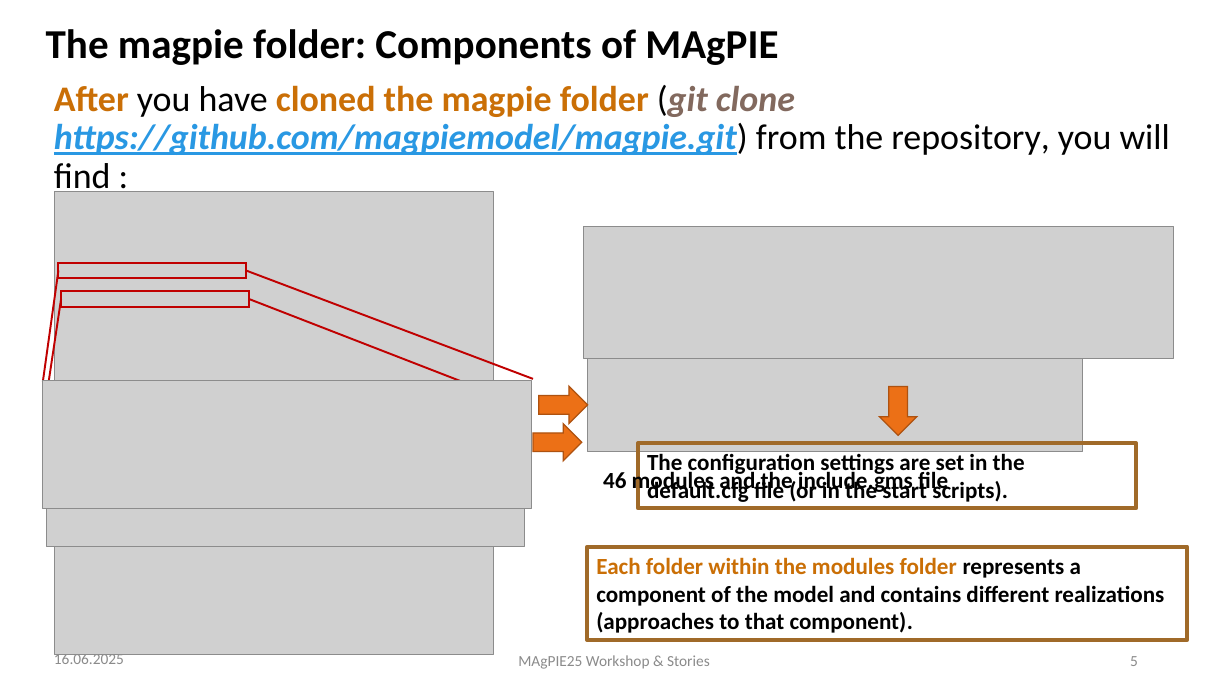
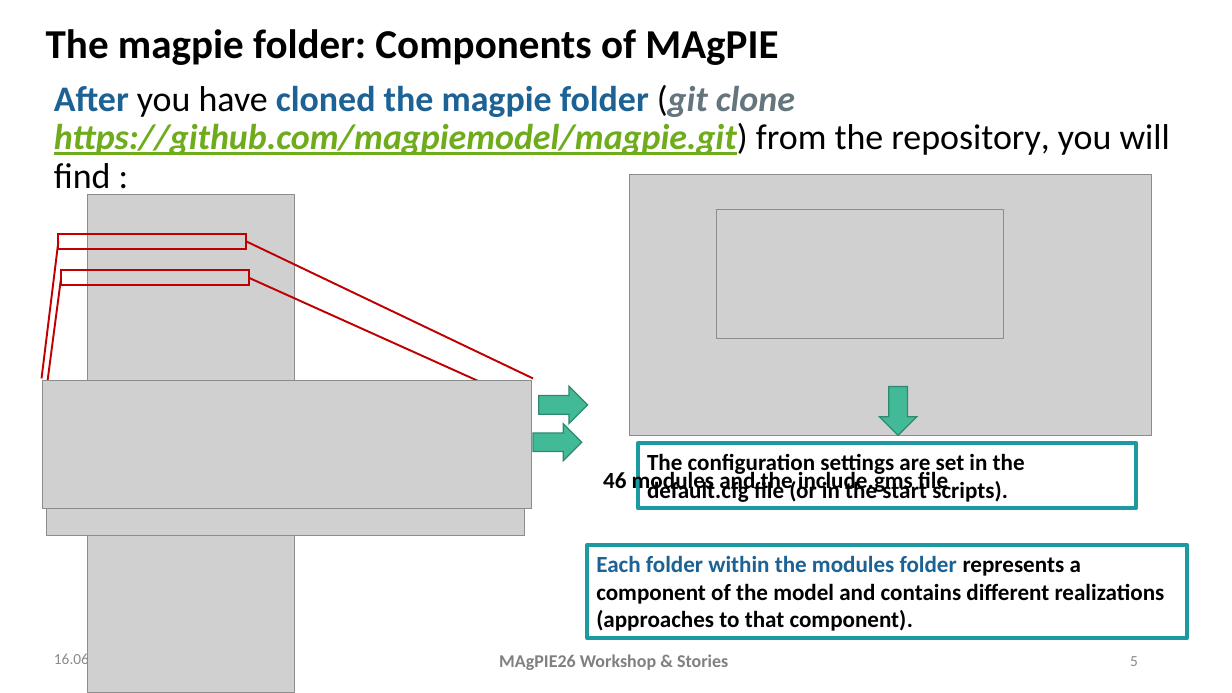
Before and after one commit to magpiemodel/magpiemodel.github.io, a slide deck: slide 5 of assets/slides/GAMS code, modules & realizations.pptx. Drawn at 1232x693 pixels with LibreOffice and Linux fonts; fonts in the diff are those of the drawing; grey boxes stand for pictures; background and template pictures are left out. Boxes give left, top, right and bottom in pixels: in the first picture for what was removed or moved away, otherwise in the second. Text is boxed around its words. In the diff, an @@ line names an element or a change of style, - is before the commit and + after.

Commit message:
updated tutorial slides in assets folder

```diff
--- a/assets/slides/GAMS code, modules & realizations.pptx
+++ b/assets/slides/GAMS code, modules & realizations.pptx
@@ text "After you have cloned the ..." at (x1=54, y1=85, x2=1170, y2=198): text colour #CA6F06 to #1D6294 in "After cloned the magpie folder"; text colour #82695E to #65757D in "(git clone"; text colour #2998E3 to #6EAC1C in "https://github.com/magpiemodel/magpie.git)" @@
@@ picture resized from (x1=587, y1=250, x2=1082, y2=452) to (x1=630, y1=175, x2=1152, y2=436) @@
@@ picture removed at (x1=55, y1=191, x2=494, y2=654) @@
@@ picture added at (x1=87, y1=194, x2=294, y2=692) @@
@@ rectangle moved from (x1=58, y1=263, x2=246, y2=279) to (x1=58, y1=234, x2=246, y2=250) @@
@@ picture resized from (x1=584, y1=226, x2=1174, y2=359) to (x1=717, y1=210, x2=1004, y2=339) @@
@@ line moved from (58, 271) - (43, 382) to (58, 241) - (42, 379) @@
@@ line moved from (247, 271) - (533, 379) to (247, 241) - (533, 379) @@
@@ line moved from (61, 299) - (45, 402) to (61, 278) - (44, 402) @@
@@ rectangle moved from (x1=61, y1=291, x2=249, y2=307) to (x1=61, y1=270, x2=249, y2=286) @@
@@ line moved from (249, 299) - (521, 405) to (249, 278) - (525, 402) @@
@@ fill #EC7016 to #42BA97; outline #AF5310 1 pt to #318A70 1 pt in 3 elements at (x1=533, y1=423, x2=582, y2=460), (x1=539, y1=386, x2=588, y2=423), (x1=880, y1=386, x2=917, y2=435) @@
@@ picture resized from (x1=46, y1=405, x2=524, y2=547) to (x1=46, y1=405, x2=524, y2=536) @@
@@ rectangle "The configuration settings are set ..." at (x1=638, y1=444, x2=1136, y2=509): outline #A06A29 3 pt to #1D9BA1 3 pt @@
@@ rectangle "Each folder within the modules ..." at (x1=587, y1=545, x2=1187, y2=639): text colour #CA6F06 to #1D6294 in "Each folder within the modules folder"; outline #A06A29 3 pt to #1D9BA1 3 pt @@
@@ text at (x1=54, y1=651, x2=124, y2=669): text changed @@
-16.06.2025
+16.06.2026
@@ text at (x1=499, y1=654, x2=728, y2=670): text changed; size 12 to 14 pt; text colour #8C8C8C to #808080; bold on @@
-MAgPIE25 Workshop & Stories
+MAgPIE26 Workshop & Stories
```
Also in this commit, not shown: 11 other slides changed, 1 slide added.
